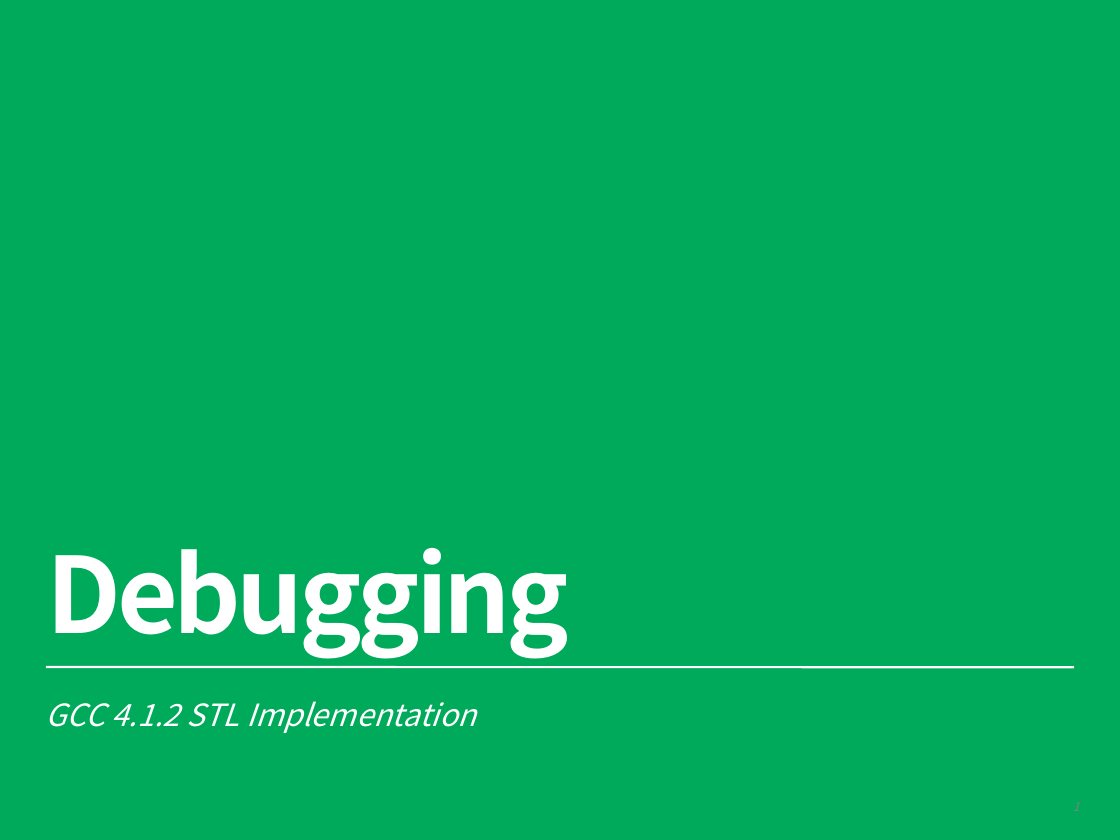
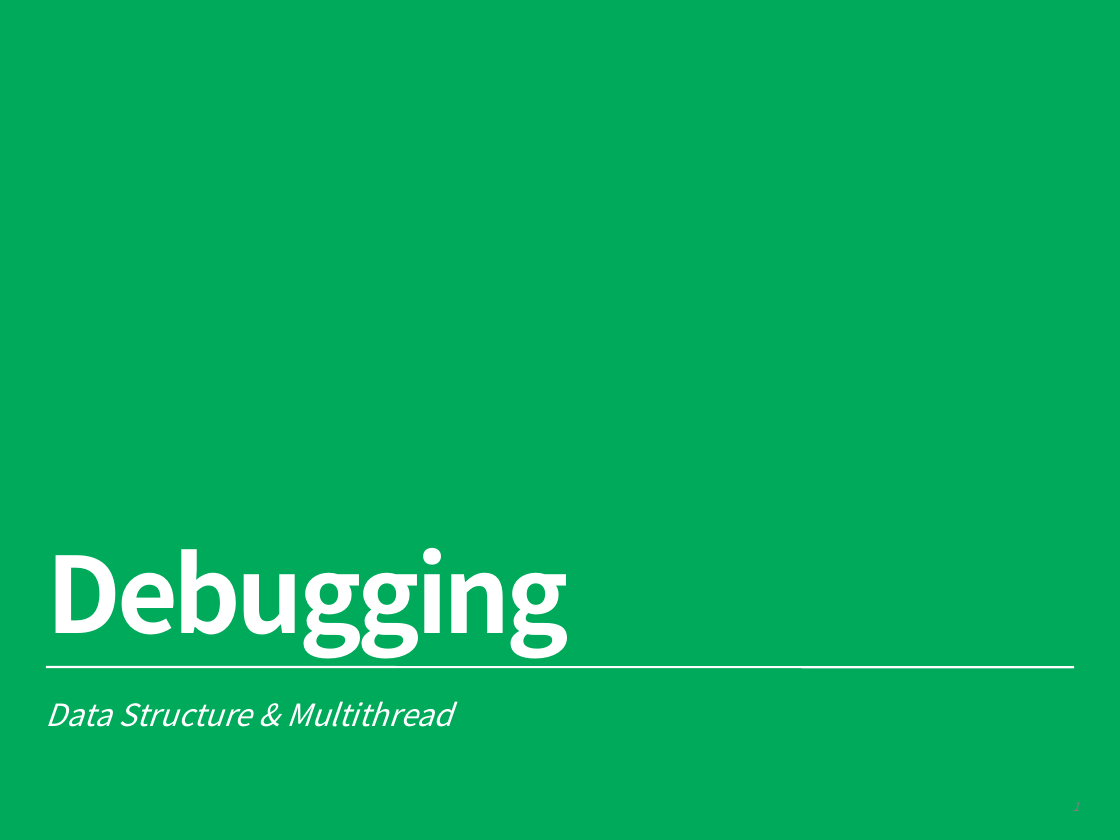
Before and after one commit to coney/c-training, a slide deck: slide 1 of Debug/session2/Debugging Workshop 2.pptx. Drawn at 1120x840 pixels with LibreOffice and Linux fonts; fonts in the diff are those of the drawing; background and template pictures are left out. Boxes give left, top, right and bottom in pixels: in the first picture for what was removed or moved away, otherwise in the second. Text is boxed around its words. In the diff, an @@ line names an element or a change of style, - is before the commit and + after.

Commit message:
update pptx

```diff
--- a/Debug/session2/Debugging Workshop 2.pptx
+++ b/Debug/session2/Debugging Workshop 2.pptx
@@ text at (46, 701, 452, 727): text changed @@
-GCC 4.1.2 STL Implementation
+Data Structure & Multithread
```
Also in this commit, not shown: 2 other slides changed, 4 slides added, 9 slides removed.
